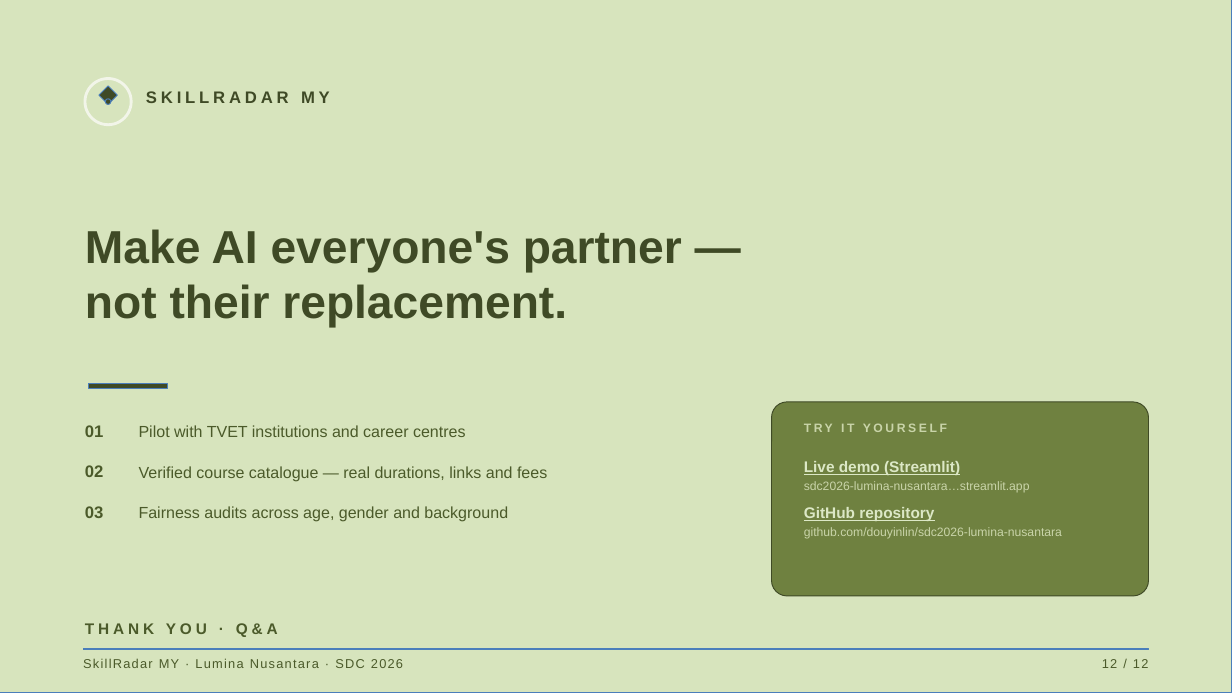
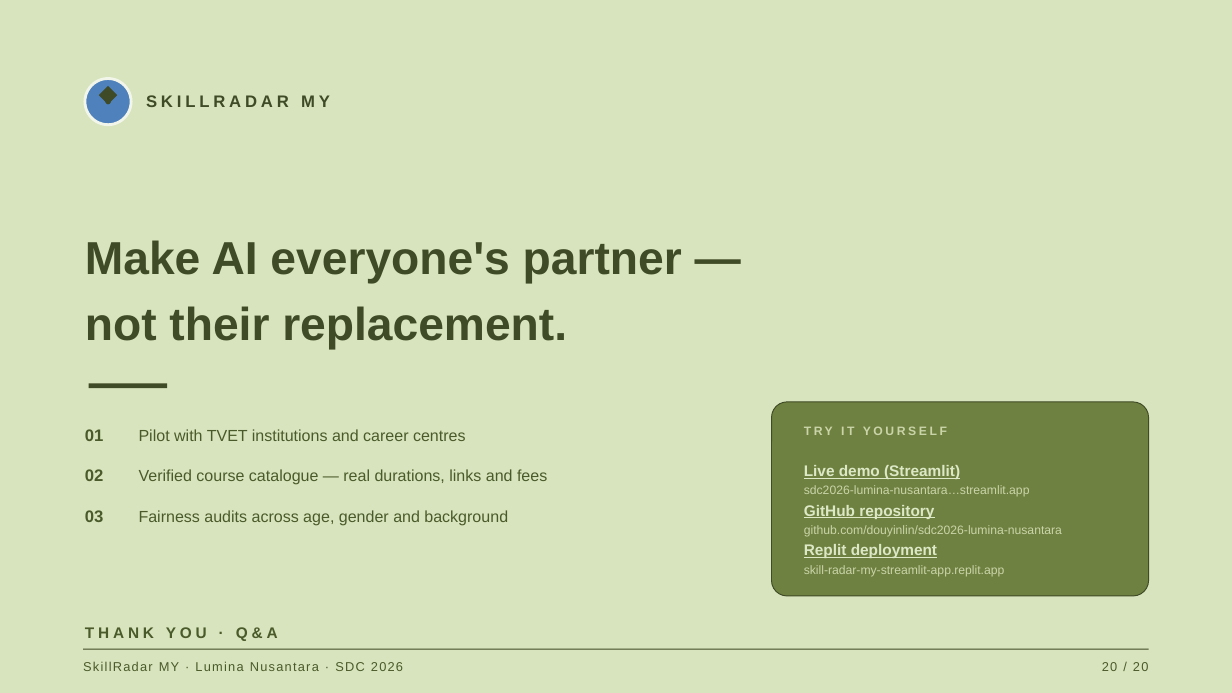
Before and after one commit to douyinlin/sdc2026-lumina-nusantara, a slide deck: slide 20 of submission/SDC2026_LuminaNusantara_SlideDeck.pptx (slide 12 before the commit). Drawn at 1232x693 pixels with LibreOffice and Linux fonts; fonts in the diff are those of the drawing. Boxes give left, top, right and bottom in pixels: in the first picture for what was removed or moved away, otherwise in the second. Text is boxed around its words. In the diff, an @@ line names an element or a change of style, - is before the commit and + after.

```diff
--- a/submission/SDC2026_LuminaNusantara_SlideDeck.pptx
+++ b/submission/SDC2026_LuminaNusantara_SlideDeck.pptx
@@ ellipse at (x1=85, y1=79, x2=131, y2=125): fill none to #4F81BD @@
@@ text at (x1=804, y1=465, x2=1062, y2=537): line spacing 1 to 1.2; less space between paragraphs @@
@@ text at (x1=804, y1=544, x2=1005, y2=577): paragraphs added @@
+Replit deployment
+skill-radar-my-streamlit-app.replit.app
@@ line spacing 1 to 1.2 in 11 elements at (x1=146, y1=95, x2=330, y2=107), (x1=85, y1=240, x2=682, y2=350), (x1=85, y1=429, x2=104, y2=441), (x1=139, y1=429, x2=466, y2=441), (x1=85, y1=469, x2=104, y2=481), (x1=139, y1=469, x2=547, y2=485), (x1=85, y1=510, x2=104, y2=522), (x1=139, y1=510, x2=508, y2=526), (x1=804, y1=426, x2=947, y2=435), (x1=85, y1=627, x2=278, y2=641), (x1=83, y1=661, x2=403, y2=671) @@
@@ text at (x1=1102, y1=662, x2=1149, y2=671): text changed @@
-12 / 12
+20 / 20
```
Also in this commit, not shown: 11 other slides changed, 8 slides added, 3 other files.
